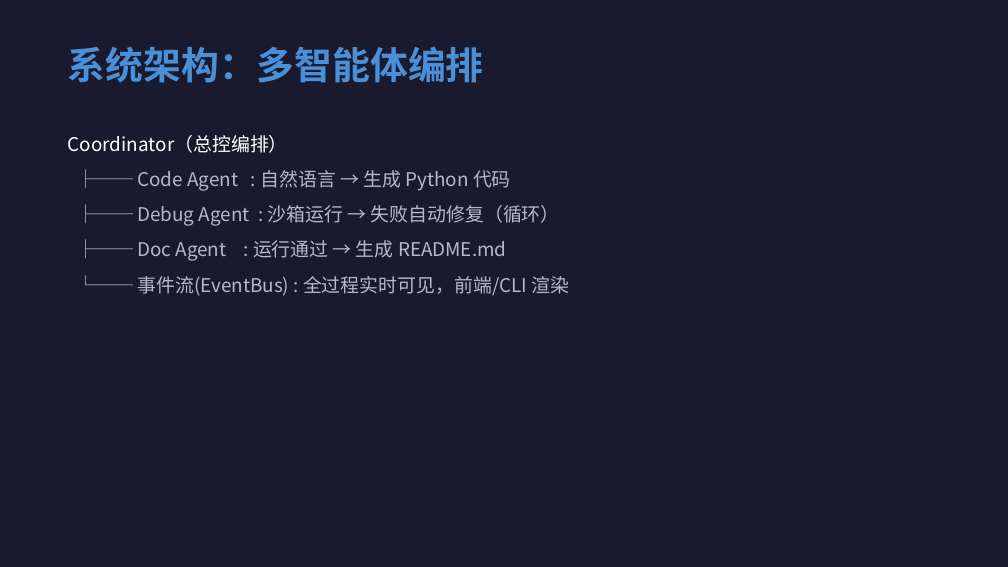
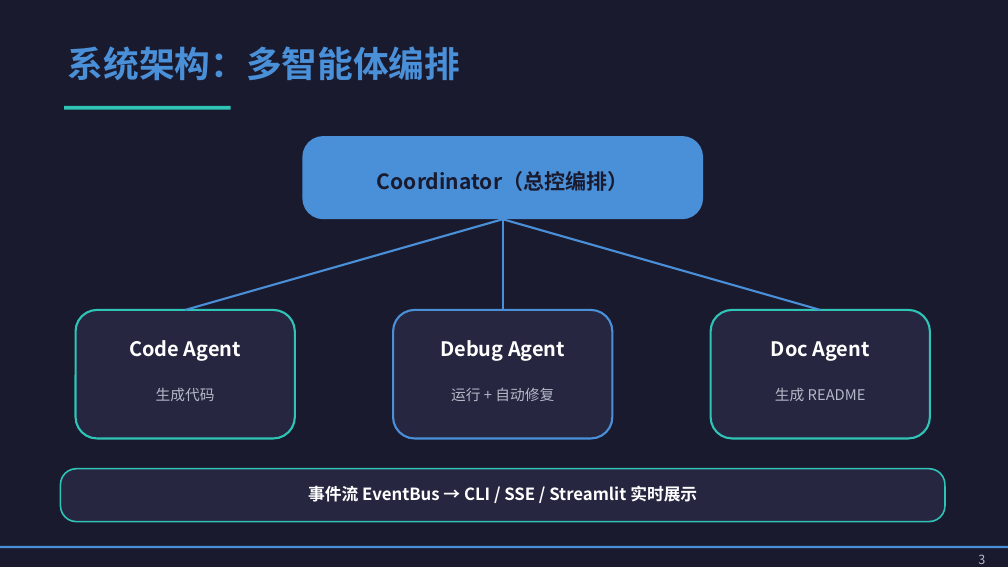
Before and after one commit to dhkgs22/codegen_agent, a slide deck: slide 3 of output/slides/AI_Agent_Project_I_答辩.pptx. Drawn at 1008x567 pixels with LibreOffice and Linux fonts; fonts in the diff are those of the drawing. Boxes give left, top, right and bottom in pixels: in the first picture for what was removed or moved away, otherwise in the second. Text is boxed around its words. In the diff, an @@ line names an element or a change of style, - is before the commit and + after.

```diff
--- a/output/slides/AI_Agent_Project_I_答辩.pptx
+++ b/output/slides/AI_Agent_Project_I_答辩.pptx
@@ text "系统架构：多智能体编排" at bbox=[68, 46, 460, 81]: size 36 to 34 pt; more space between paragraphs @@
@@ rectangle added at bbox=[64, 106, 231, 110], fill #2EC4B6 @@
@@ text removed at bbox=[68, 135, 570, 296] @@
-Coordinator（总控编排）
-├── Code Agent : 自然语言 → 生成 Python 代码
-├── Debug Agent : 沙箱运行 → 失败自动修复（循环）
-├── Doc Agent : 运行通过 → 生成 README.md
-└── 事件流(EventBus) : 全过程实时可见，前端/CLI 渲染
@@ rounded rectangle added at bbox=[302, 136, 703, 219], fill #4A90D9 @@
@@ text added at bbox=[377, 171, 629, 191], 20 pt, text #1A1A2E, bold @@
+Coordinator（总控编排）
@@ line added from (503, 219) to (185, 310), #4A90D9 2 pt @@
@@ line added from (503, 219) to (503, 310), #4A90D9 2 pt @@
@@ line added from (503, 219) to (820, 310), #4A90D9 2 pt @@
@@ rounded rectangle added at bbox=[76, 310, 295, 439], fill #262640, outline #2EC4B6 2 pt @@
@@ rounded rectangle added at bbox=[393, 310, 613, 439], fill #262640, outline #4A90D9 2 pt @@
@@ rounded rectangle added at bbox=[711, 310, 930, 439], fill #262640, outline #2EC4B6 2 pt @@
@@ text added at bbox=[130, 340, 241, 361], 19 pt, text #FFFFFF, bold @@
+Code Agent
@@ text added at bbox=[440, 340, 565, 361], 19 pt, text #FFFFFF, bold @@
+Debug Agent
@@ text added at bbox=[771, 341, 870, 361], 19 pt, text #FFFFFF, bold @@
+Doc Agent
@@ text added at bbox=[156, 388, 215, 401], 14 pt, text #B4B9C8 @@
+生成代码
@@ text added at bbox=[451, 387, 554, 401], 14 pt, text #B4B9C8 @@
+运行 + 自动修复
@@ text added at bbox=[775, 388, 866, 401], 14 pt, text #B4B9C8 @@
+生成 README
@@ rounded rectangle added at bbox=[60, 469, 945, 522], fill #262640, outline #2EC4B6 1.5 pt @@
@@ text added at bbox=[308, 485, 697, 502], 16 pt, text #FFFFFF, bold @@
+事件流 EventBus → CLI / SSE / Streamlit 实时展示
@@ rectangle added at bbox=[0, 546, 1008, 548], fill #4A90D9 @@
@@ text added at bbox=[978, 554, 985, 564], 12 pt, text #B4B9C8 @@
+3
```
Also in this commit, not shown: 6 other slides changed, 1 other file.
